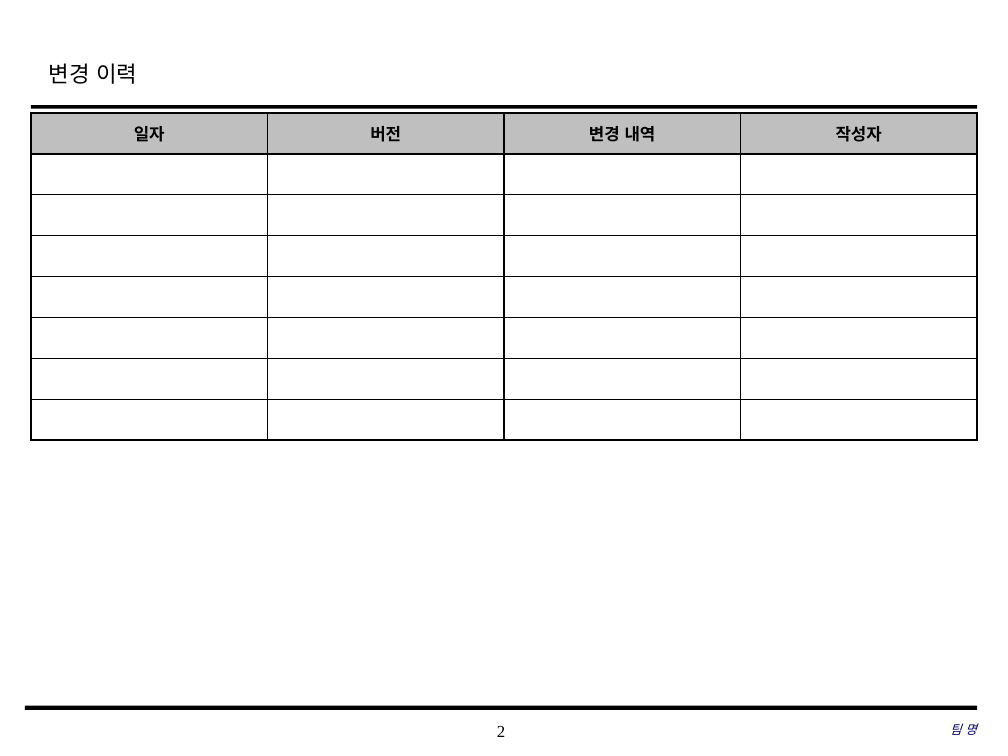
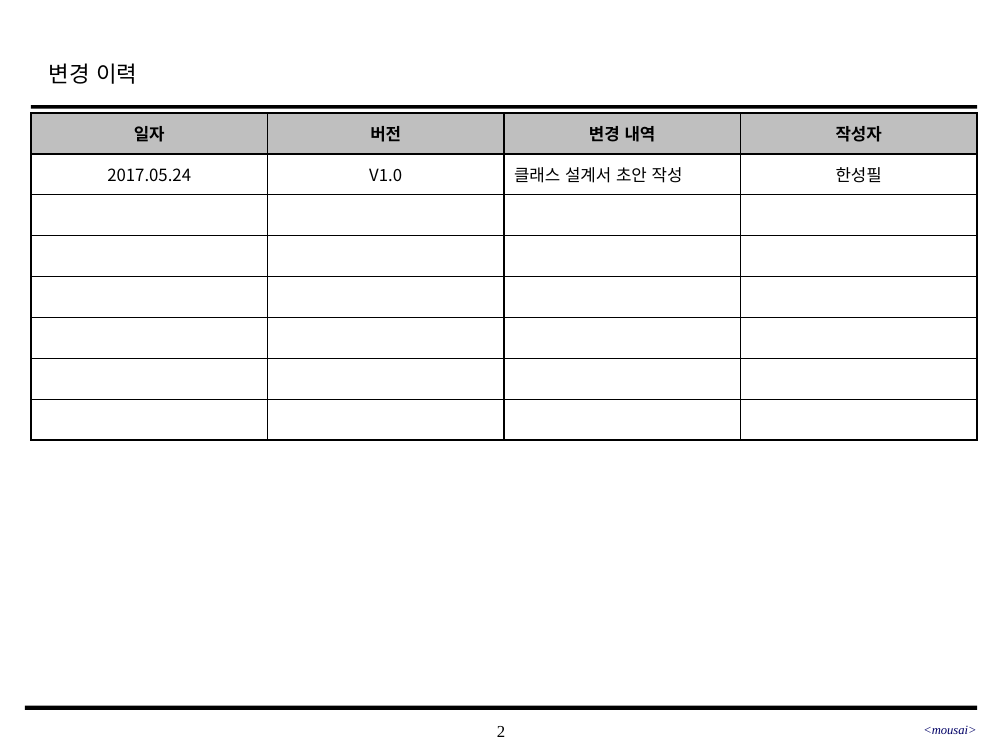
Before and after one commit to SE-admin/SE2017_2_mousai, a slide deck: slide 2 of doc/3_ 설계서/Class Design.pptx. Drawn at 1008x756 pixels with LibreOffice and Linux fonts; fonts in the diff are those of the drawing; background and template pictures are left out. Boxes give left, top, right and bottom in pixels: in the first picture for what was removed or moved away, otherwise in the second. Text is boxed around its words. In the diff, an @@ line names an element or a change of style, - is before the commit and + after.

Commit message:
Class Design 20170524_01_한성필

```diff
--- a/doc/3_ 설계서/Class Design.pptx
+++ b/doc/3_ 설계서/Class Design.pptx
@@ table at [31,113,979,439] @@
+row 2: 2017.05.24 | V1.0 | 클래스 설계서 초안 작성 | 한성필
-row 8:  |  |  | 
@@ text at [923,726,976,734]: text changed @@
-팀 명
+<mousai>
```
Also in this commit, not shown: 1 other slide changed, 4 slides added, 1 slide removed.
